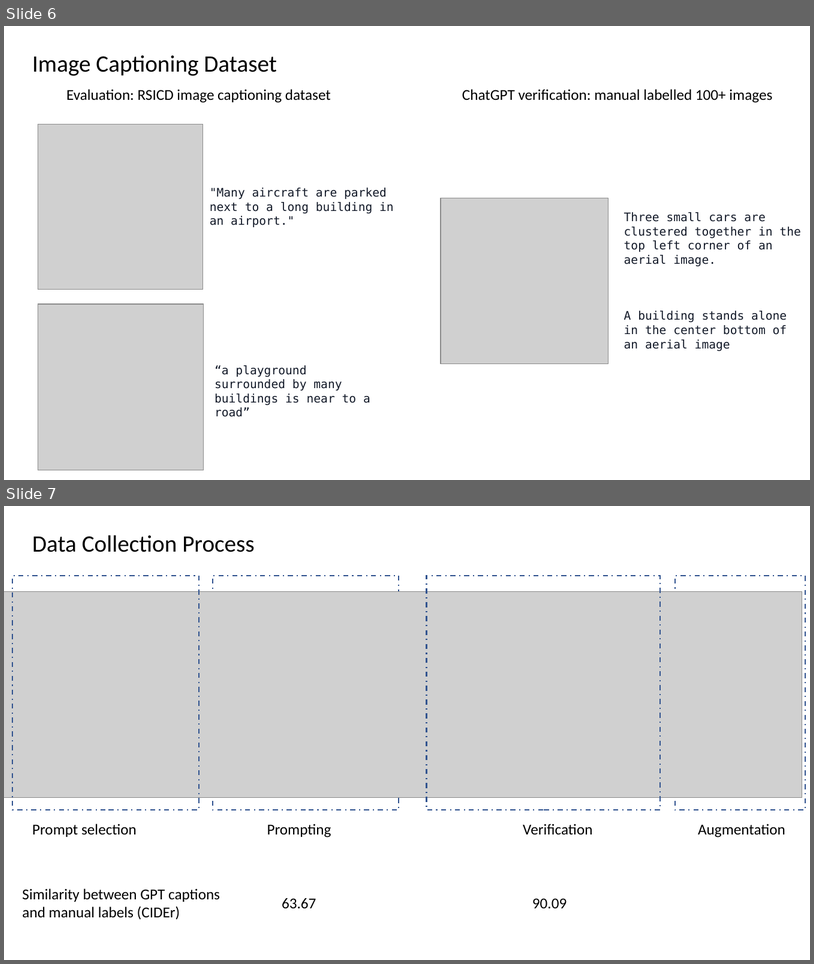
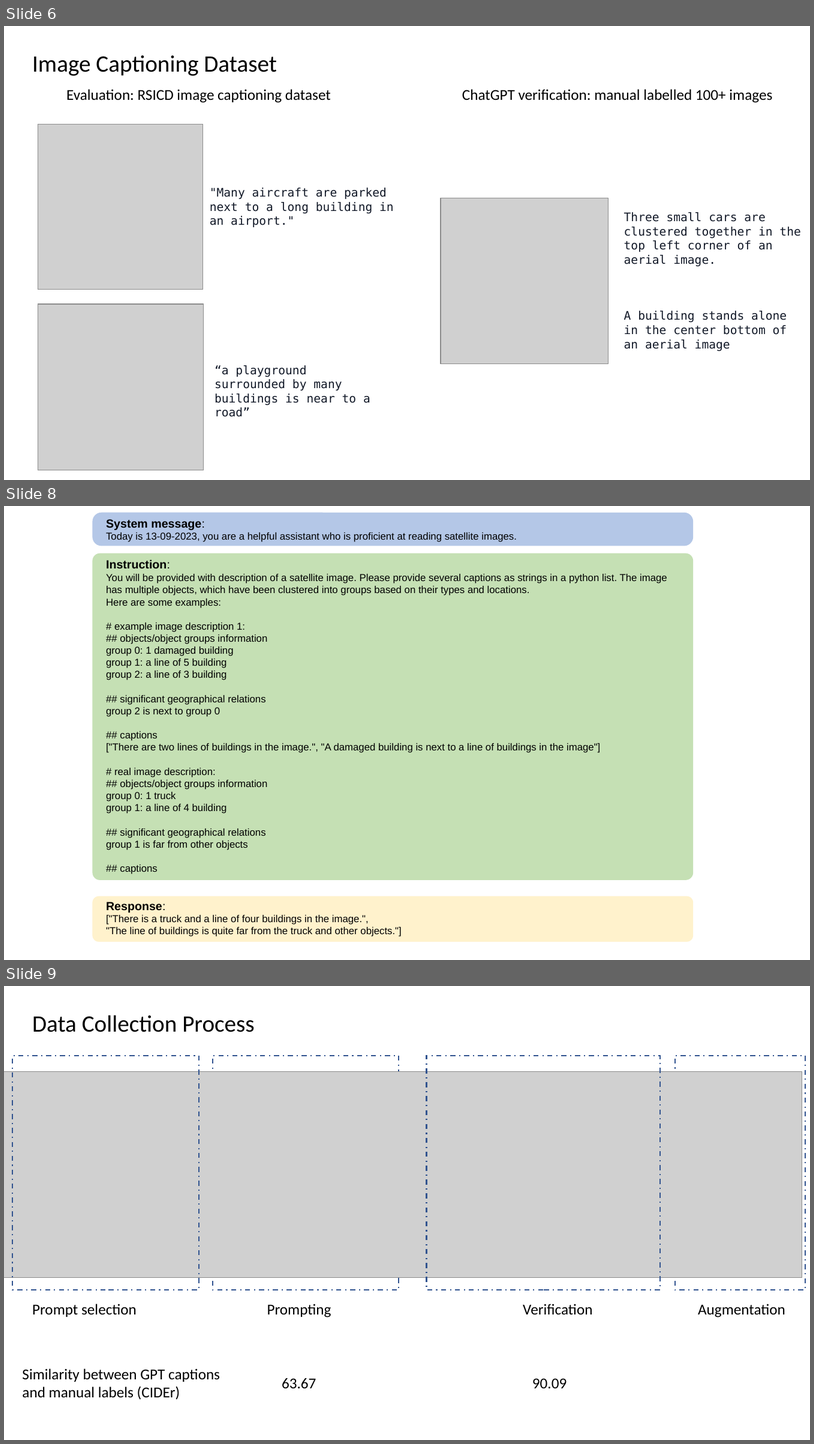
Before and after one commit to YingxuH/xview, a slide deck: Xview image captioning.pptx. Shown one above the other, each under a label of ours: slides 6 and 7 before the commit, slides 6, 8 and 9 after it; the slides between them are not shown. The pictures are 814x964 and 814x1444 pixels, drawn with LibreOffice and Linux fonts; fonts in the diff are those of the drawing; grey boxes stand for pictures. Boxes give left, top, right and bottom in pixels: in the first picture for what was removed or moved away, otherwise in the second. Text is boxed around its words. In the diff, an @@ line names an element or a change of style, - is before the commit and + after.

```diff
--- a/Xview image captioning.pptx
+++ b/Xview image captioning.pptx
@@ slide 8 added at [4, 506, 810, 960], background #FFFFFF @@
@@ rounded rectangle added at [93, 513, 693, 546], fill #B4C7E7, outline #B4C7E7 1 pt @@
@@ text added at [106, 519, 517, 542], 12 pt, text #000000 @@
+System message:
+Today is 13-09-2023, you are a helpful assistant who is proficient at reading satellite images.
@@ rounded rectangle added at [93, 554, 693, 880], fill #C5E0B4, outline #C5E0B4 1 pt @@
@@ text added at [106, 559, 668, 874], 12 pt, text #000000 @@
+Instruction:
+You will be provided with description of a satellite image. Please provide several captions as strings in a python list. The image has multiple objects, which have been clustered into groups based on their types and locations.
+Here are some examples:
+# example image description 1:
+## objects/object groups information
+group 0: 1 damaged building
+group 1: a line of 5 building
+group 2: a line of 3 building
+## significant geographical relations
+group 2 is next to group 0
+## captions
+["There are two lines of buildings in the image.", "A damaged building is next to a line of buildings in the image"]
+# real image description:
+## objects/object groups information
+group 0: 1 truck
+group 1: a line of 4 building
+## significant geographical relations
+group 1 is far from other objects
+## captions
@@ rounded rectangle added at [93, 896, 693, 941], fill #FFF2CC, outline #FFF2CC 1 pt @@
@@ text added at [106, 901, 401, 936], 12 pt, text #000000 @@
+Response:
+["There is a truck and a line of four buildings in the image.",
+"The line of buildings is quite far from the truck and other objects."]
@@ what was slide 7 is now slide 9 @@
```
Also in this commit, not shown: 1 other slide added, 1 other file.
